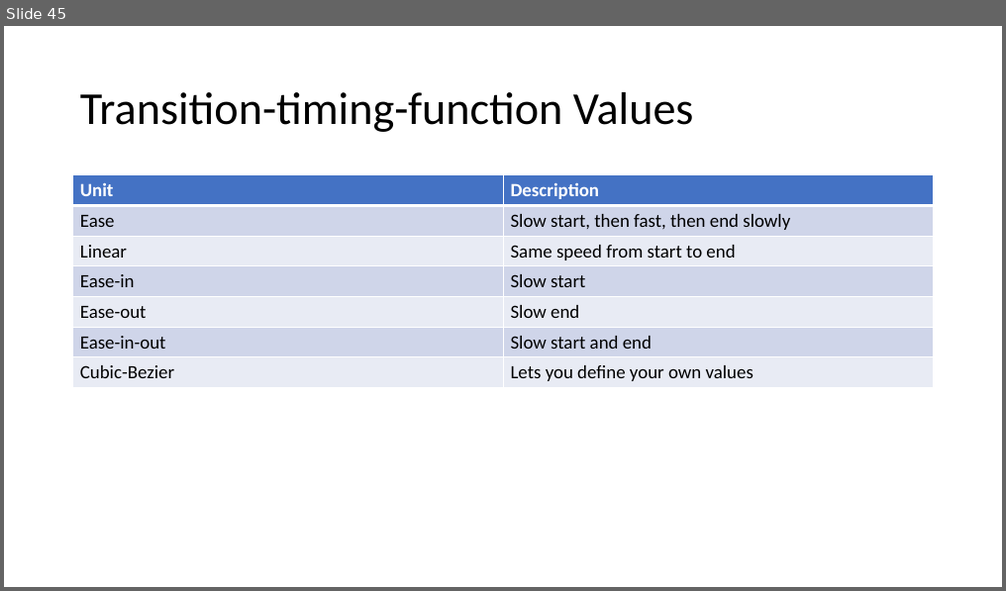
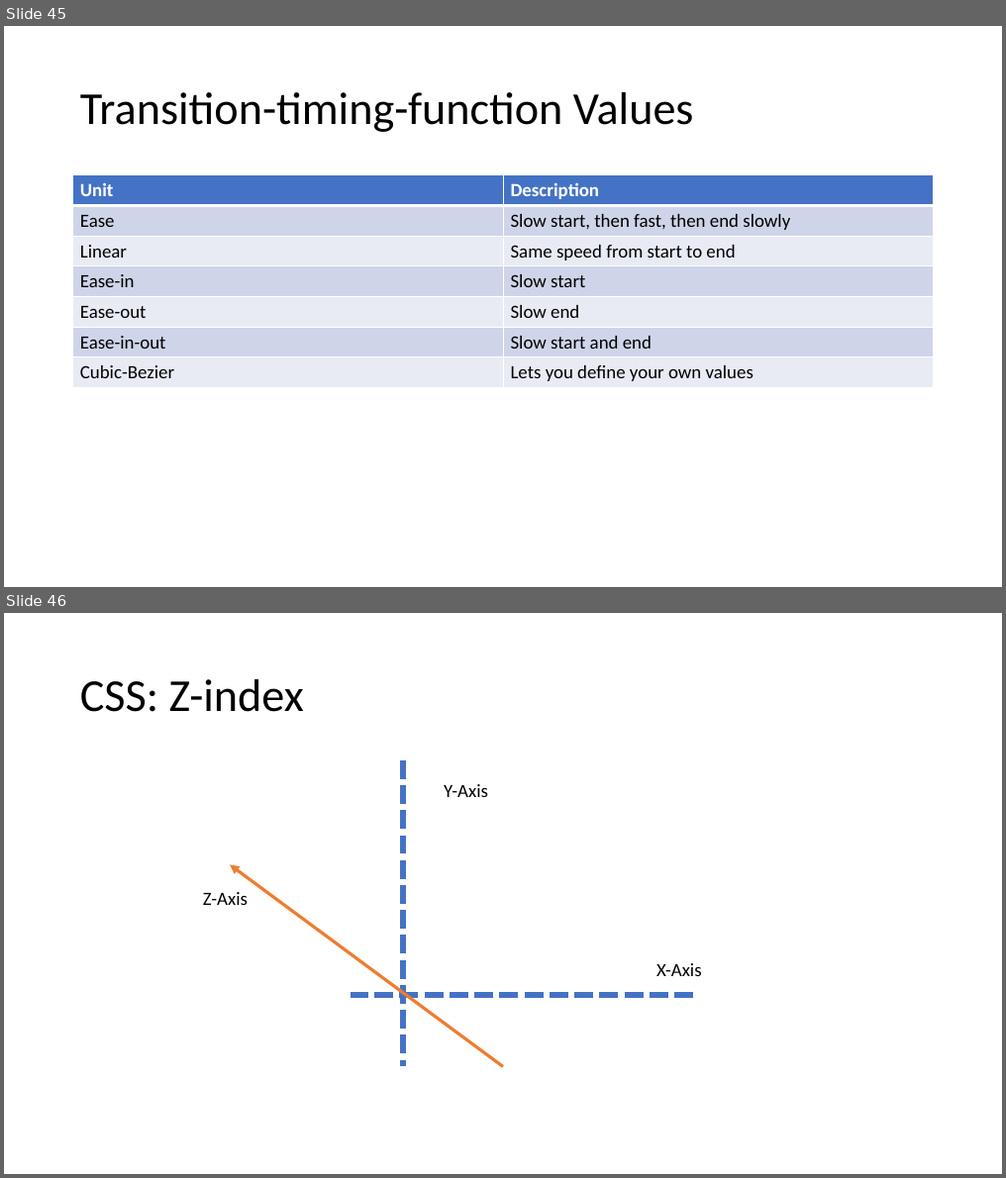
Before and after one commit to PiyushChaturvedii/Batch05, a slide deck: CSS3.pptx. Shown one above the other, each under a label of ours: slide 45 before the commit, slides 45 and 46 after it. The pictures are 1006x591 and 1006x1178 pixels, drawn with LibreOffice and Linux fonts; fonts in the diff are those of the drawing. Boxes give left, top, right and bottom in pixels: in the first picture for what was removed or moved away, otherwise in the second. Text is boxed around its words. In the diff, an @@ line names an element or a change of style, - is before the commit and + after.

```diff
--- a/CSS3.pptx
+++ b/CSS3.pptx
@@ slide 46 added at [4, 613, 1002, 1174], background #FFFFFF @@
@@ title added at [80, 679, 304, 712], 44 pt, text #000000 @@
+CSS: Z-index
@@ line added from (403, 761) to (403, 1066), #4472C4 6 pt dashed @@
@@ text added at [444, 784, 488, 797], 18 pt, text #000000 @@
+Y-Axis
@@ arrow added from (503, 1066) to (230, 865), #ED7D31 3 pt @@
@@ text added at [203, 892, 248, 905], 18 pt, text #000000 @@
+Z-Axis
@@ text added at [656, 963, 702, 976], 18 pt, text #000000 @@
+X-Axis
@@ line added from (693, 995) to (350, 995), #4472C4 6 pt dashed @@
```
Also in this commit, not shown: 7 other slides added, 3 other files.
